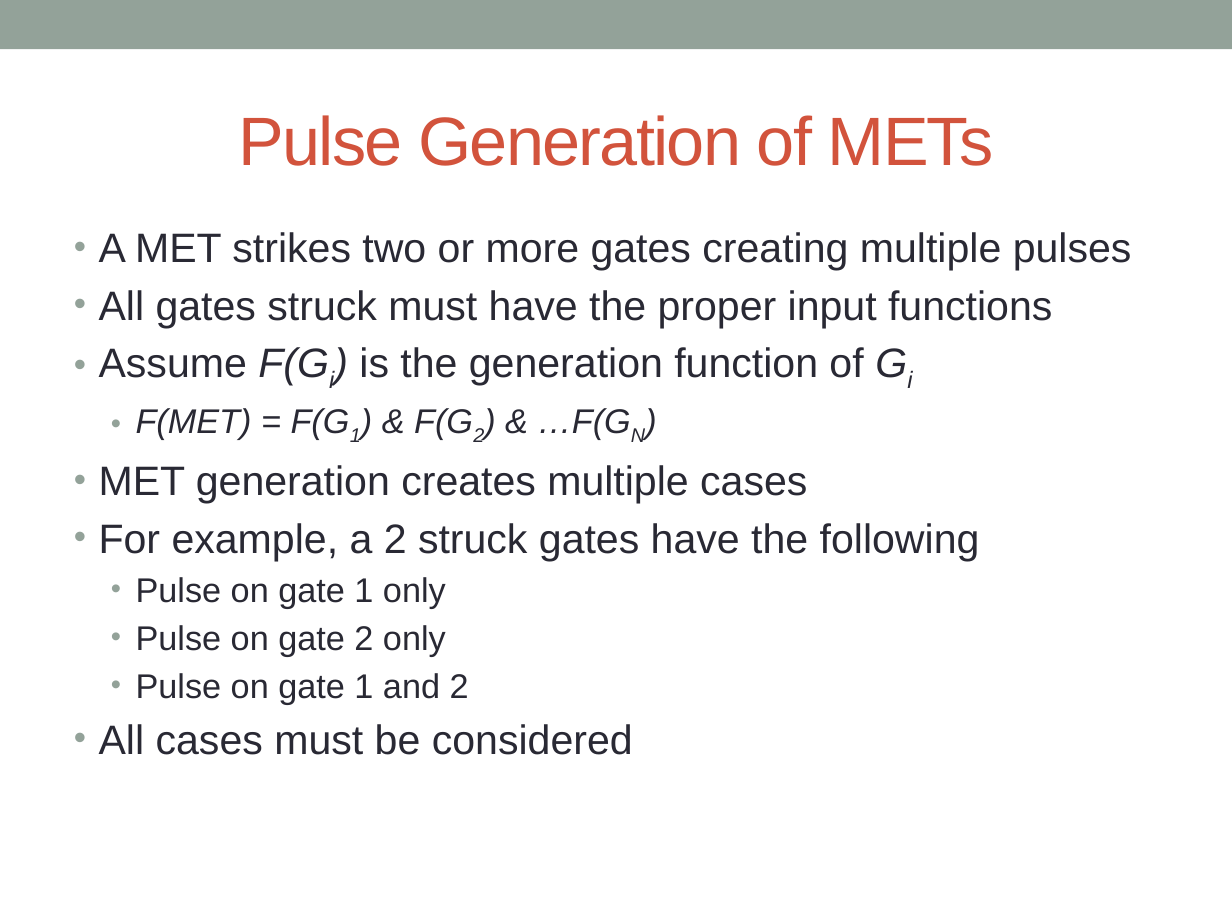
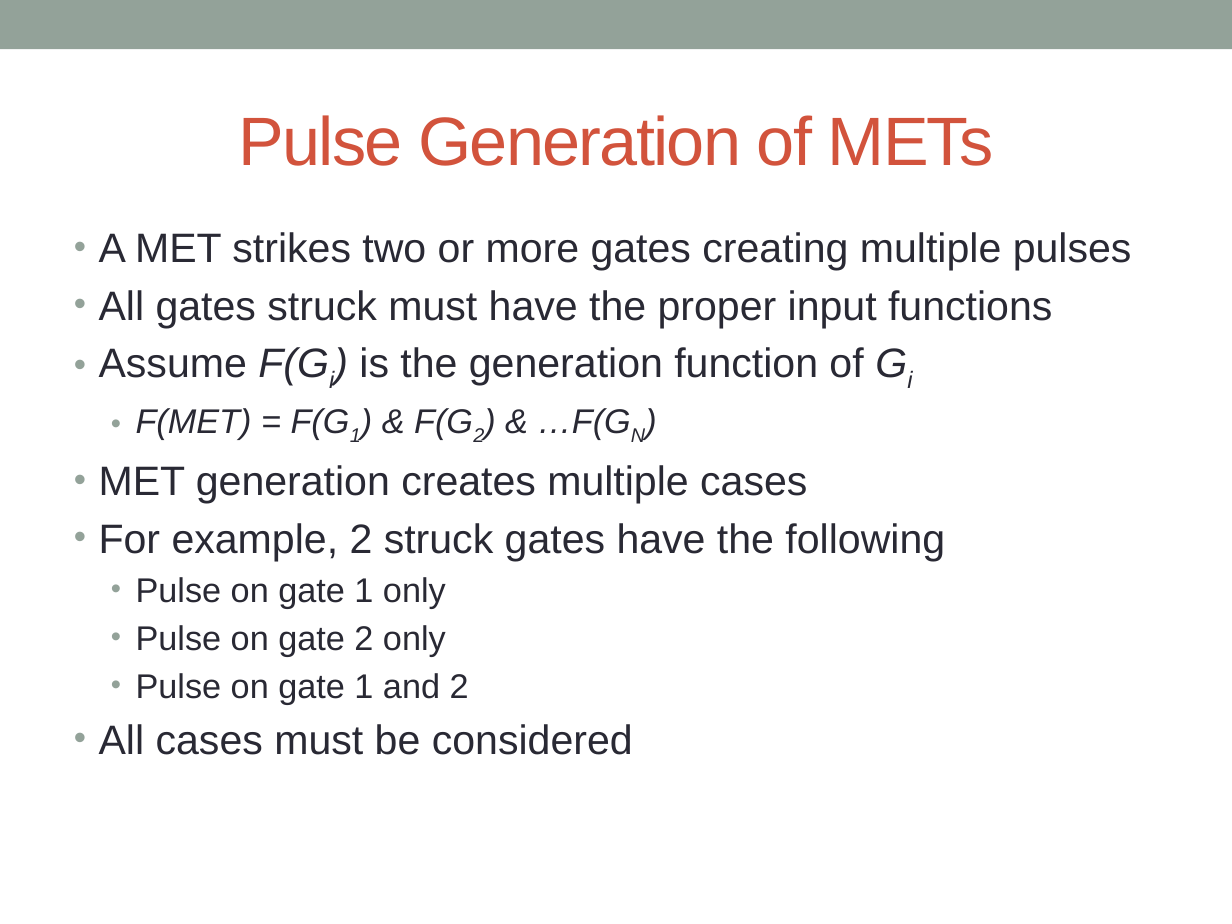
Before and after one commit to acwatkins88/Fast_SET, a slide deck: slide 47 of Dissertation/Dissertation Defense/Dissertation Defense.pptx (slide 44 before the commit). Drawn at 1232x924 pixels with LibreOffice and Linux fonts; fonts in the diff are those of the drawing; background and template pictures are left out. Boxes give left, top, right and bottom in pixels: in the first picture for what was removed or moved away, otherwise in the second. Text is boxed around its words. In the diff, an @@ line names an element or a change of style, - is before the commit and + after.

```diff
--- a/Dissertation/Dissertation Defense/Dissertation Defense.pptx
+++ b/Dissertation/Dissertation Defense/Dissertation Defense.pptx
@@ text at box(99, 523, 945, 561): text changed @@
-• For example, a 2 struck gates have the following
+• For example, 2 struck gates have the following
```
Also in this commit, not shown: 23 other slides changed, 5 slides added, 1 slide removed, 15 other files.
